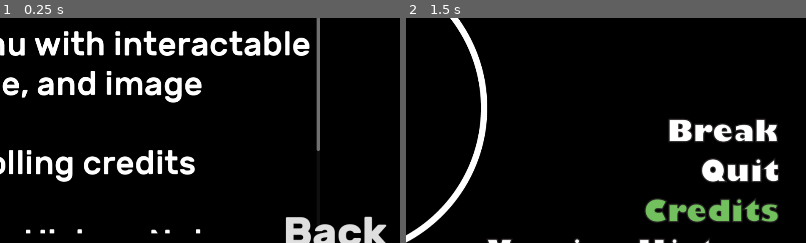
Above: before the commit, frames 1-2 (left to right).
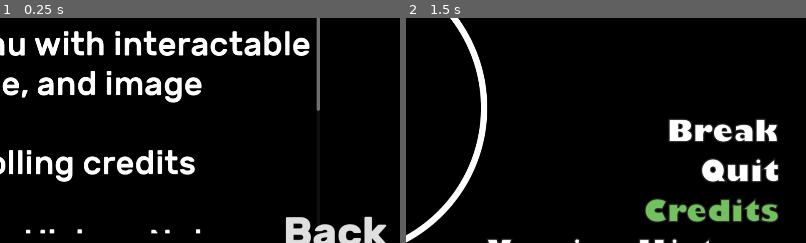
Above: after the commit, the same moments.

Repository: Muirotidua/IMGD1001-Project
Game: Godot game, scene res://scenes/version_history.tscn
Two runs of this game, one before a commit and one after it. Both use one fixed random seed, a clock stepped at 60 frames per second and the inputs below. This scene is started directly instead of the project's main scene.
Inputs (mouse positions are % of the whole screen's width and height, from its top left):
- Up to frame 1 (0.25 s): no input
- Up to frame 2 (1.5 s): tap Enter at 0.5 s; move the mouse to (72, 45) at 0.52 s; hold D (move_right) 0.53-1.25 s; hold Space (ball_hit) 0.53-1.25 s; click "Back" at 1.25 s
The pictures show only the part of the screen within x 50-100%, y 40-90%; the shares and areas given below are measured in that part.

The runs differ from the first frame. In frame 1, 0.2% of the frame differs, in the area x 79-80%, y 40-60%; in frame 2, nothing differs.

Commit message:
Added version history notes for v0.1.1

Diff:
--- a/scenes/version_history.tscn
+++ b/scenes/version_history.tscn
@@ -41,7 +41,8 @@
 
 -Added Version History Notes
 
--You can scroll here too!!!
+V0.1.1
+- Added a Pool Demo behind the scenes
 "
 horizontal_alignment = 1
 
